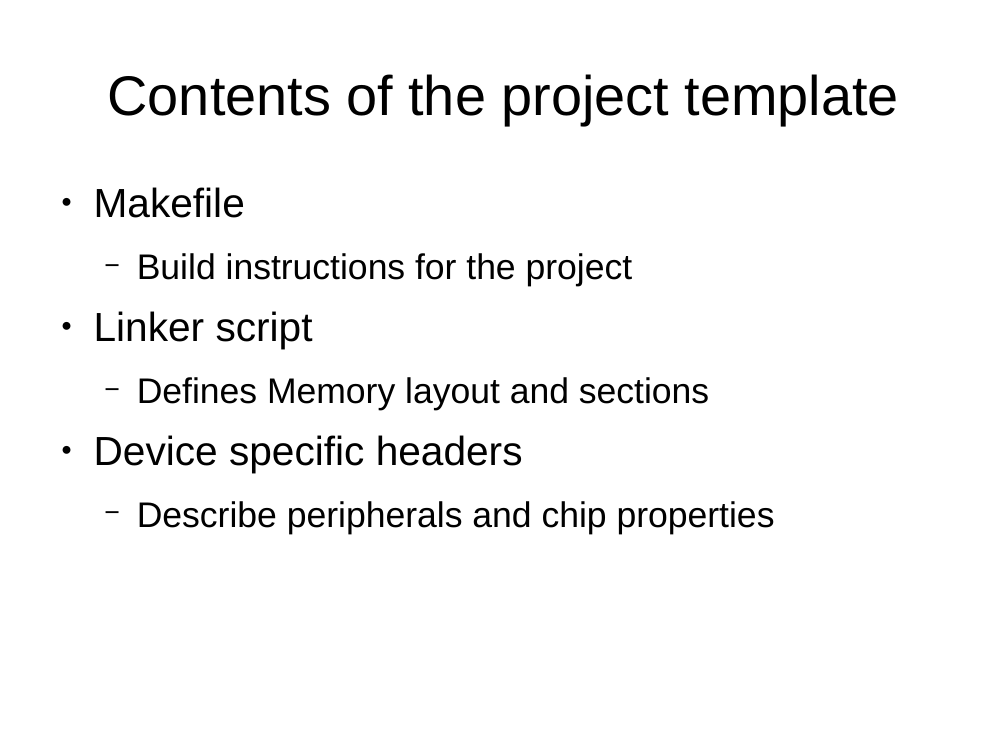
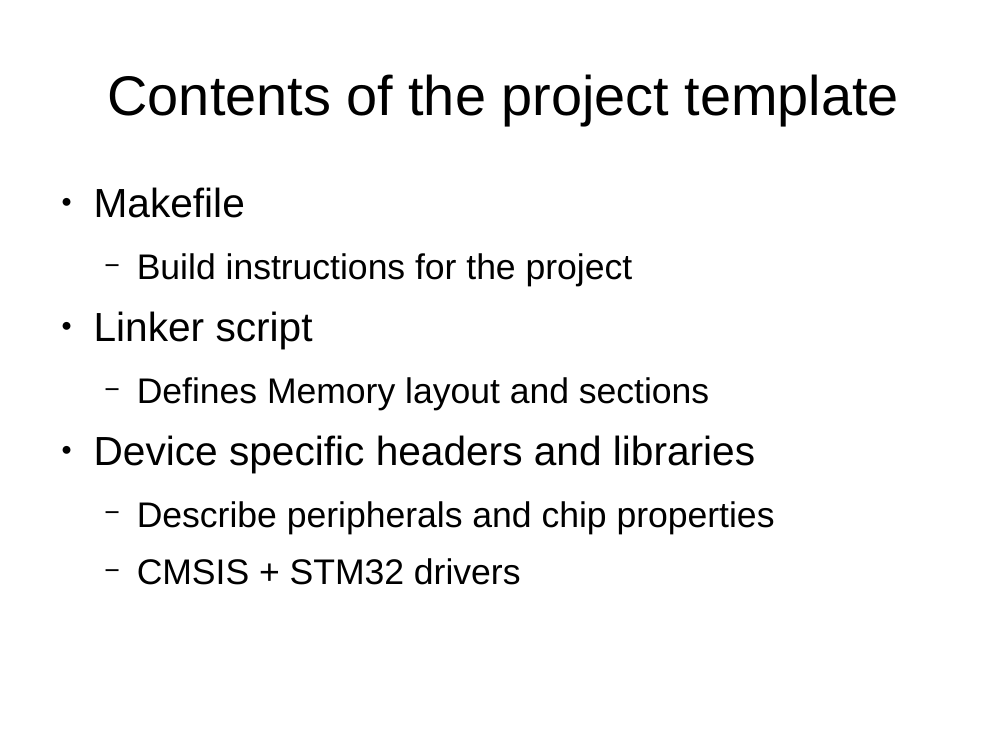
Before and after one commit to muccc/arm-workshop, a slide deck: slide 17 of arm-workshop.odp (slide 16 before the commit). Drawn at 1008x756 pixels with LibreOffice and Linux fonts; fonts in the diff are those of the drawing. Boxes give left, top, right and bottom in pixels: in the first picture for what was removed or moved away, otherwise in the second. Text is boxed around its words. In the diff, an @@ line names an element or a change of style, - is before the commit and + after.

```diff
--- a/arm-workshop.odp
+++ b/arm-workshop.odp
@@ text at (x1=94, y1=435, x2=755, y2=473): text changed @@
-● Device specific headers
+● Device specific headers and libraries
@@ text at (x1=137, y1=558, x2=521, y2=585): paragraph added @@
+  − CMSIS + STM32 drivers
```
Also in this commit, not shown: 7 other slides changed, 1 slide added, 2 slides removed.
